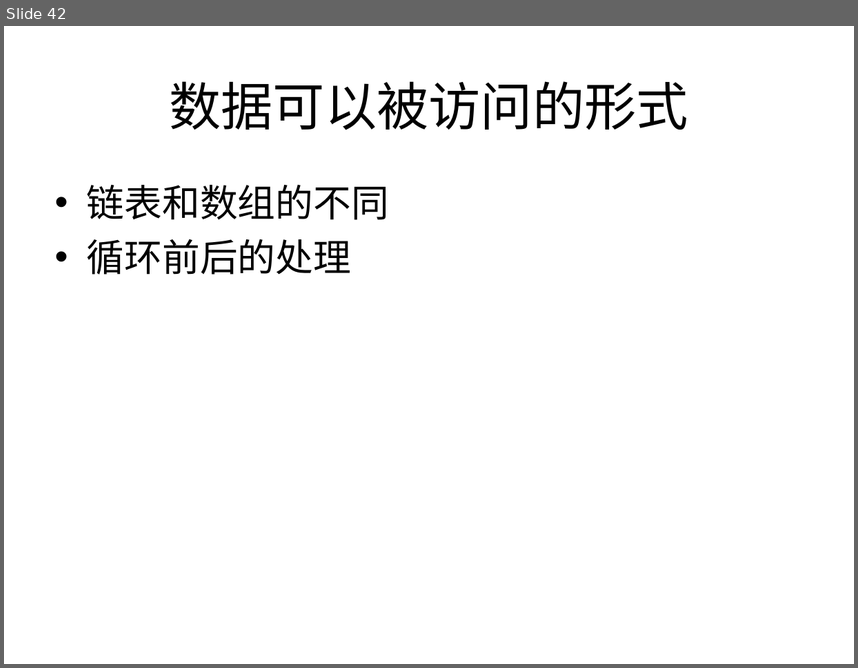
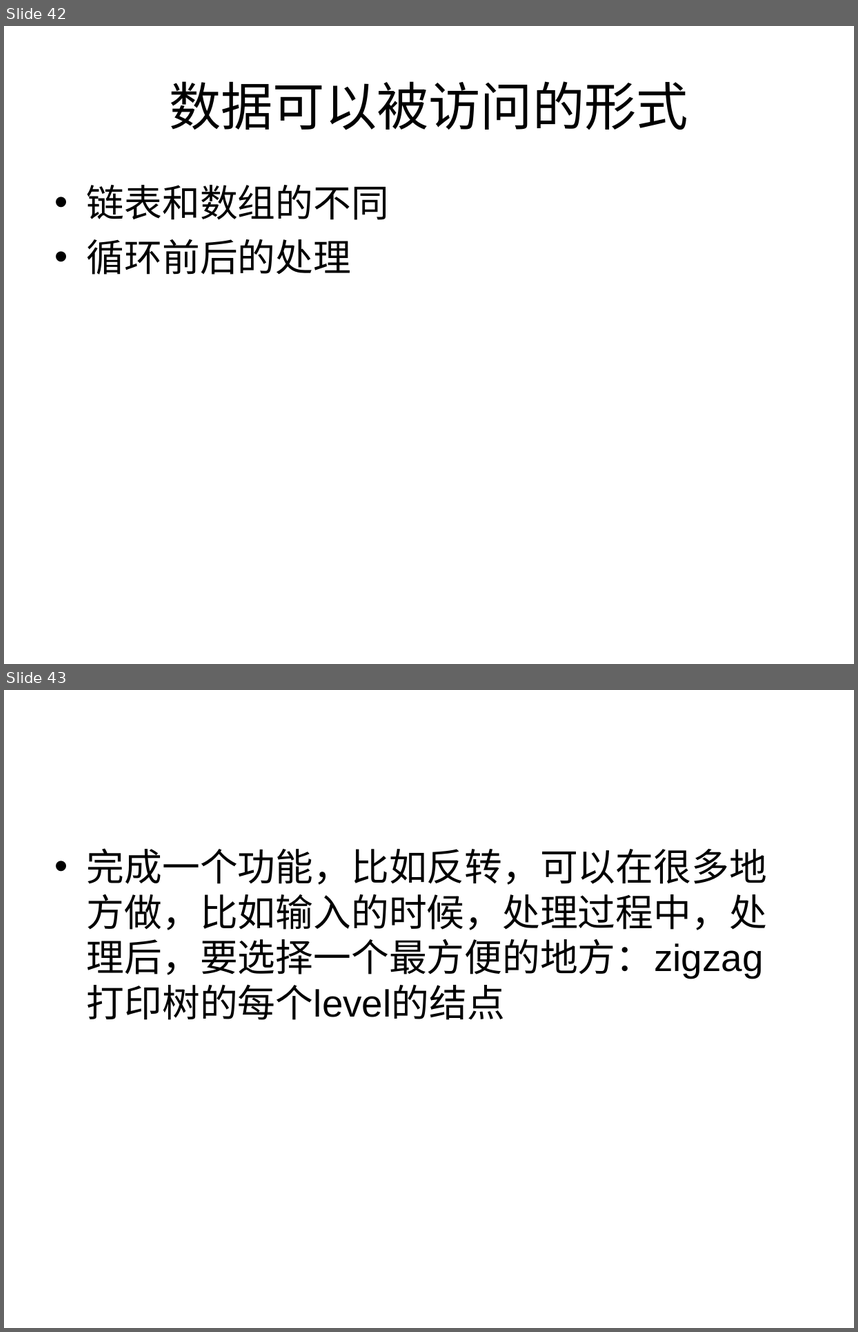
Before and after one commit to houjingbiao/leetcode, a slide deck: solutions/00conclusion.ppt. Shown one above the other, each under a label of ours: slide 42 before the commit, slides 42 and 43 after it. The pictures are 858x668 and 858x1332 pixels, drawn with LibreOffice and Linux fonts; fonts in the diff are those of the drawing. Boxes give left, top, right and bottom in pixels: in the first picture for what was removed or moved away, otherwise in the second. Text is boxed around its words. In the diff, an @@ line names an element or a change of style, - is before the commit and + after.

```diff
--- a/solutions/00conclusion.ppt
+++ b/solutions/00conclusion.ppt
@@ slide 43 added at [4, 690, 854, 1328], background #FFFFFF @@
@@ text added at [87, 848, 767, 1020], 32 pt, text #000000 @@
+• 完成一个功能，比如反转，可以在很多地方做，比如输入的时候，处理过程中，处理后，要选择一个最方便的地方：zigzag 打印树的每个level的结点
```
Also in this commit, not shown: 2 other files.
